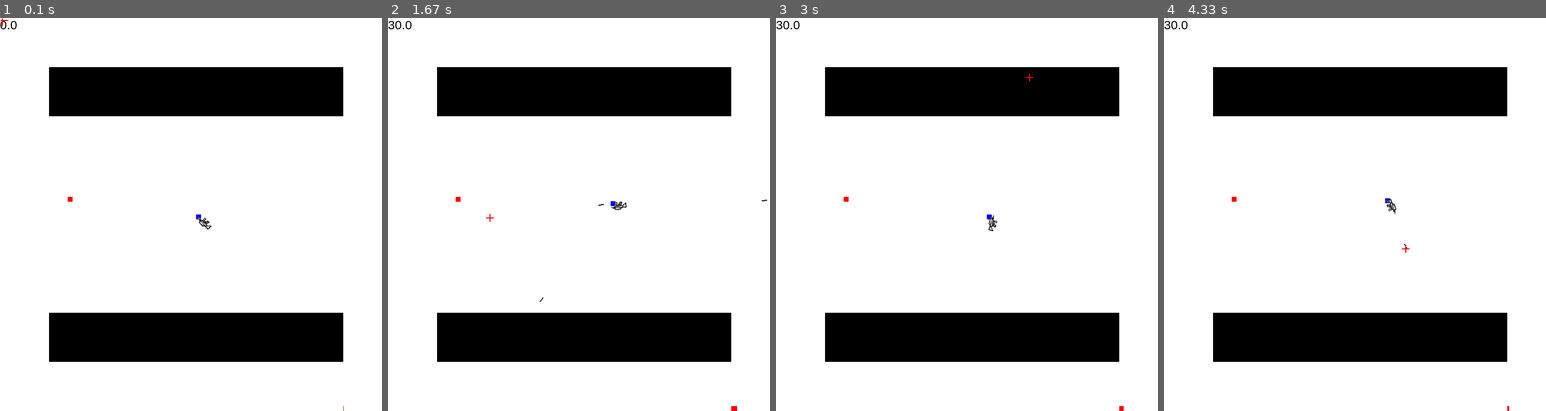
Above: before the commit, frames 1-4 (left to right).
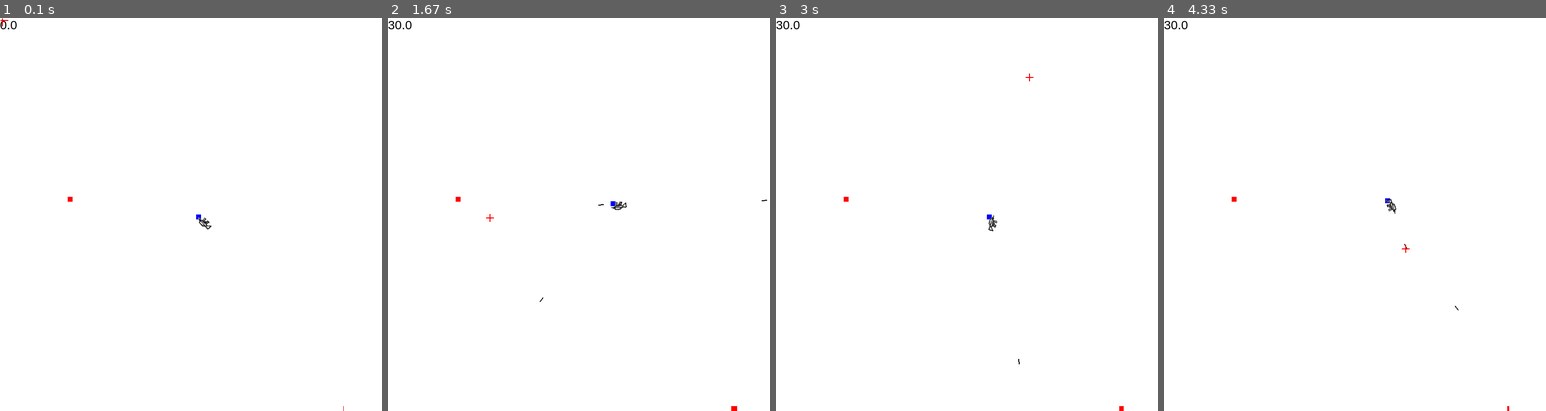
Above: after the commit, the same moments.

Repository: zwang20/Chaos
Game: pygame game, started from chaos.py
The game is run twice, just before and just after one commit, with the same random seed, the same clock (stepped at 60 frames per second) and the same inputs.
Inputs (mouse positions are in pixels of both pictures, inside the frame that each line leads up to):
- Up to frame 1 (0.1 s): no input
- Up to frame 2 (1.67 s): tap Space at 0.33, 0.73, 1.03, 1.23, 1.57 s; hold Right 0.67-1.13 s; move the mouse to (708, 202) at 0.7 s; hold Up 1.17-1.47 s; move the mouse to (586, 242) at 1.2 s; hold Right from 1.5 s (still down); move the mouse to (491, 218) at 1.53 s
- Up to frame 3 (3 s): tap Space at 1.87, 2.07, 2.37, 2.63, 2.97 s; release Right at 1.97 s; hold Left 2-2.53 s; move the mouse to (1009, 300) at 2.03 s; hold Down 2.57-2.87 s; move the mouse to (848, 308) at 2.6 s; hold Left from 2.9 s (still down); move the mouse to (1028, 76) at 2.93 s
- Up to frame 4 (4.33 s): tap Space at 3.27, 3.4, 3.8, 4.1 s; release Left at 3.3 s; hold Up 3.33-3.7 s; move the mouse to (1503, 352) at 3.37 s; hold Right from 3.73 s (still down); move the mouse to (1404, 249) at 3.77 s

The runs differ from the first frame. In frame 1, 19% of the frame differs, in the area x 12-90%, y 12-88%; in frame 2, 19%; in frame 3, 19%; in frame 4, 19%.

Commit message:
Minor changes

Diff:
--- a/chaos.py
+++ b/chaos.py
@@ -225,8 +225,9 @@
 
     # Init cooldown
     cooldown = 0
-    Block(100, 100, 600, 100)
-    Block(100, 600, 600, 100)
+    # Block(100, 100, 600, 100)
+    # Block(100, 600, 600, 100)
+
     # Block(0, 0, 800, 10)
     # Block(0, 0, 10, 800)
     # Block(790, 0, 10, 800)
@@ -341,8 +342,6 @@
         sge_rect(display, 700, 790, 100, 10, WHITE)
         sge_rect(display, 700, 790, cooldown, 10, RED)
 
-        print(len(Bullet.objects))
-
         pygame.display.update()  # update
         # This should be the last thing in the loop
 
